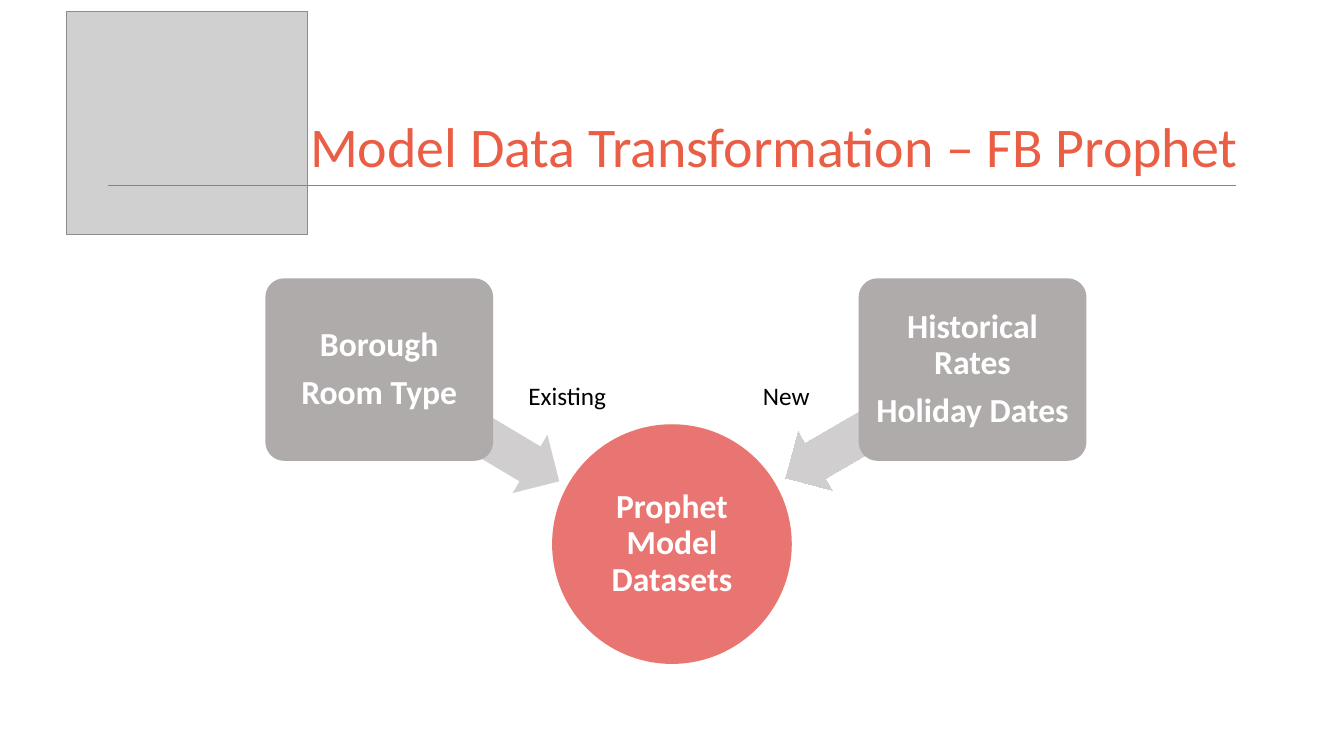
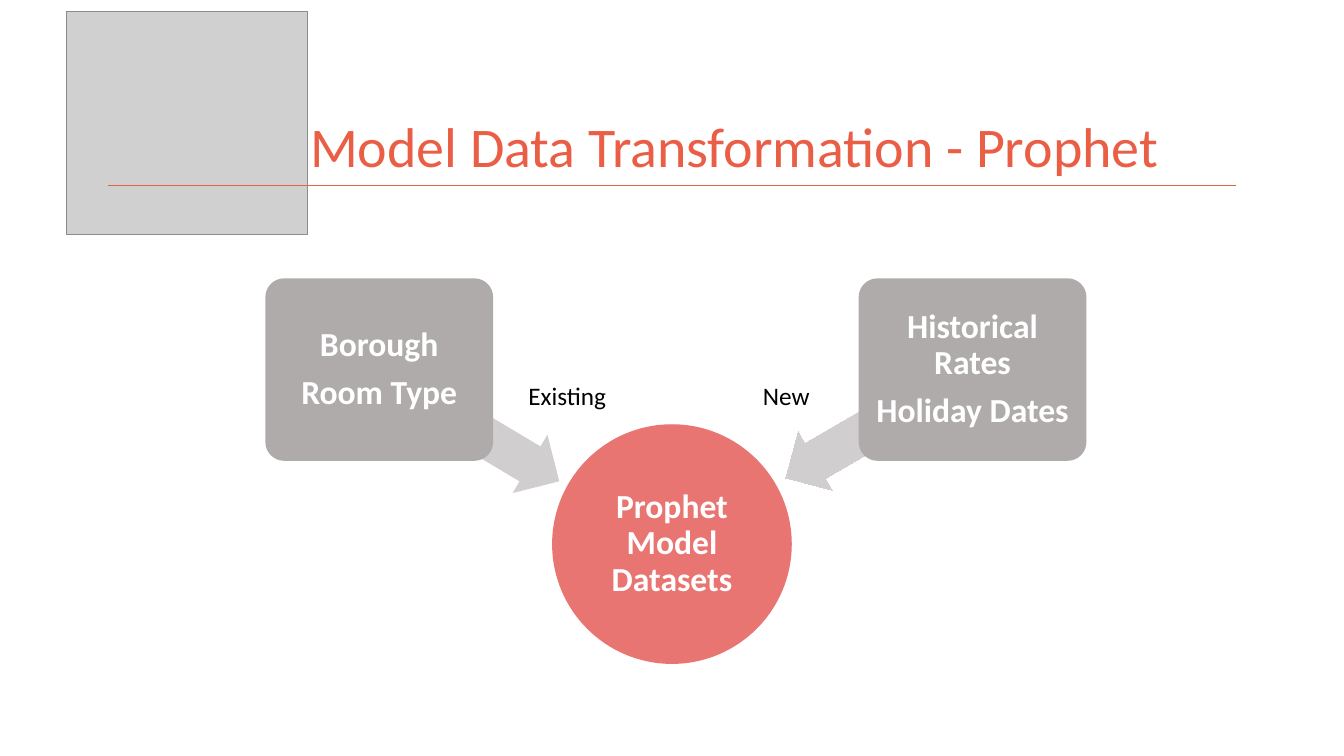
Before and after one commit to kman4/AirbnbPredictions, a slide deck: slide 10 of Airbnb Price Predictions (Model).pptx (slide 12 before the commit). Drawn at 1344x756 pixels with LibreOffice and Linux fonts; fonts in the diff are those of the drawing; grey boxes stand for pictures. Boxes give left, top, right and bottom in pixels: in the first picture for what was removed or moved away, otherwise in the second. Text is boxed around its words. In the diff, an @@ line names an element or a change of style, - is before the commit and + after.

```diff
--- a/Airbnb Price Predictions (Model).pptx
+++ b/Airbnb Price Predictions (Model).pptx
@@ title at <box>310,128,1158,176</box>: text changed @@
-Model Data Transformation – FB Prophet
+Model Data Transformation - Prophet
```
Also in this commit, not shown: 5 other slides changed.
